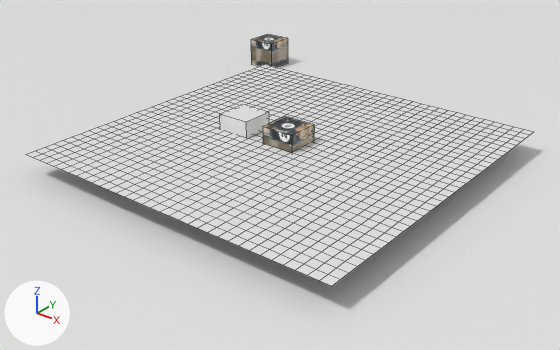
A saved change to the Blender file engine/public/scene.blend.
Camera for both pictures: a camera (50 mm lens) standing at (24.3, -31.1, 17.1) and looking at (0.0, -0.7, -1.7). Every picture has the same lights, and +X, +Y and +Z are marked at lower left. The first picture is the older version. Mesh edges are drawn as thin lines.

The older version as bpy lines, for what is in view:
```python
me_cube = bpy.data.meshes.new('Cube')
me_cube.from_pydata(...)  # a box spanning x -1.0..1.0, y -1.0..1.0, z -1.0..1.0
me_cube.materials.append(mat_material)  # picture img_1766263620067_jpg_001
me_cube_003 = bpy.data.meshes.new('Cube.003')
me_cube_003.from_pydata(...)  # a box spanning x -1.0..1.0, y -1.0..1.0, z -1.0..1.0
me_grid = bpy.data.meshes.new('Grid')
me_grid.from_pydata(...)  # 1156 vertices, 1089 faces; spans x -10.0..10.0, y -10.0..10.0, z 0.0
ob_entity = bpy.data.objects.new('Entity', me_cube_003)
ob_entity.location = (-3.19, 0.0, 0.0)
ob_player = bpy.data.objects.new('Player', me_cube)
ob_player.location = (0.0, 0.0, 0.0)
ob_water = bpy.data.objects.new('Water', me_grid)
ob_water.location = (0.0, 0.0, 0.0)
# also in view: 'Cube.001' at (-12.5, 13.6, -0.4); 'Plane' at (0.0, 0.0, -1.3)
```
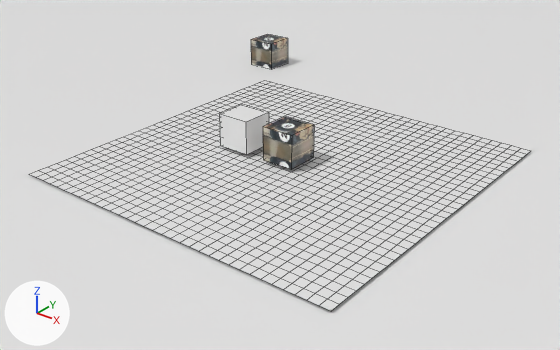
Where the change shows, as pixel boxes [x1, y1, x2, y2] in the pictures (560 x 350 px):
```json
{"object": "Water", "change": "moved", "before": [26, 64, 533, 286], "after": [29, 80, 531, 311]}
```

Scene script edits in JSON lines:
```json
{"op": "set", "path": "ob_water.location", "old": "(0.0, 0.0, 0.0)", "new": "(0.0, 0.0, -1.19)"}
```
